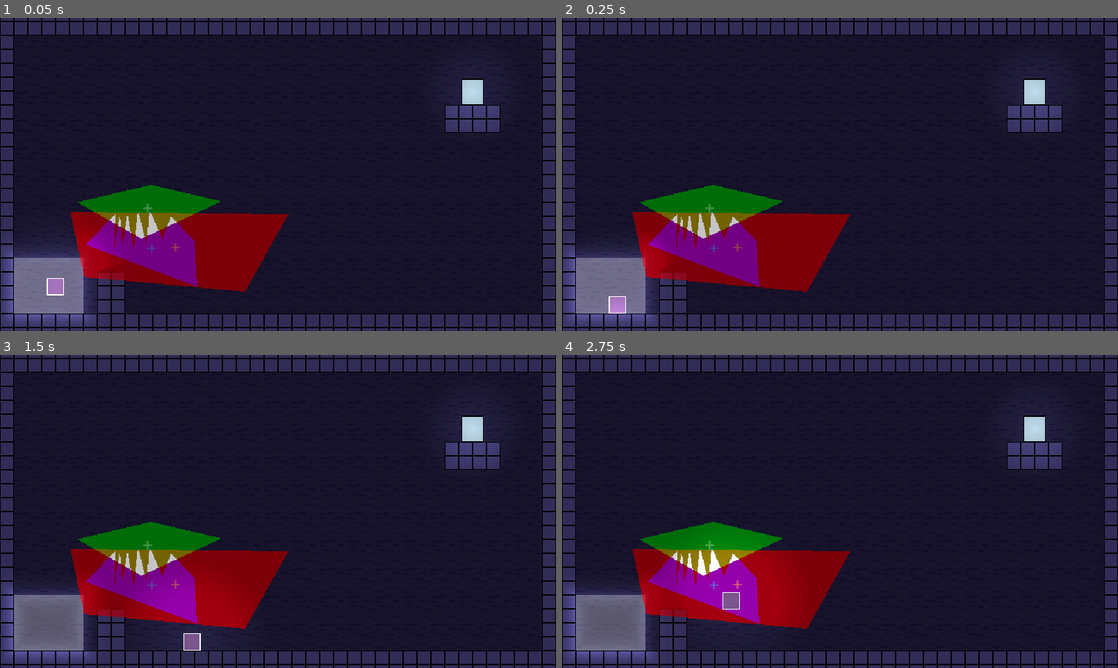
Above: before the commit, frames 1-4 (two rows, left to right).
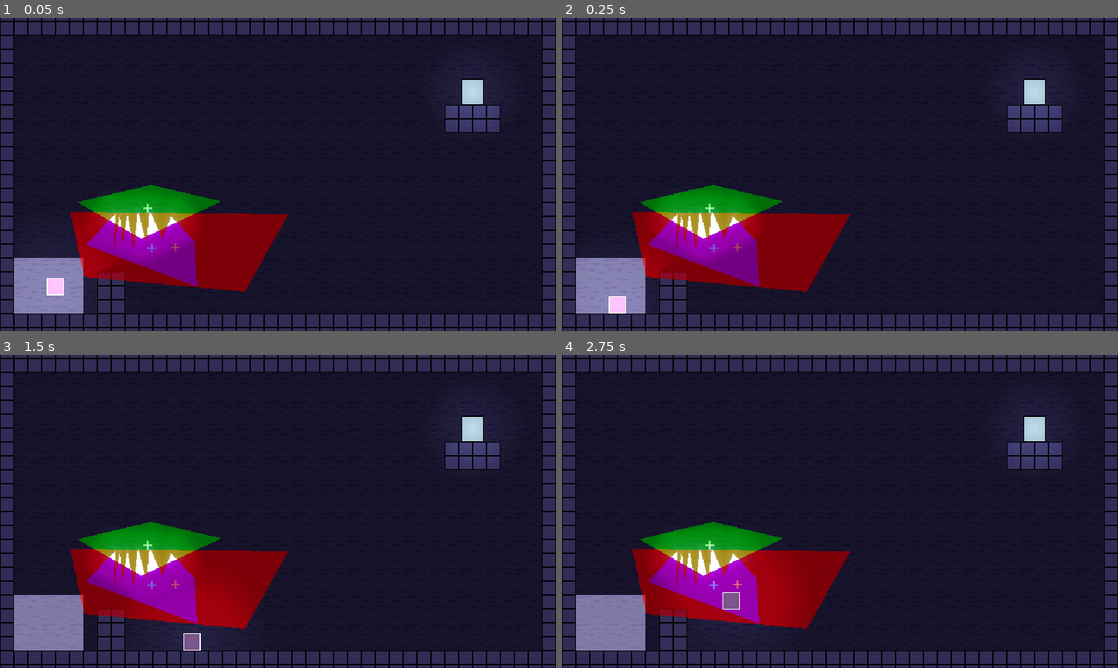
Above: after the commit, the same moments.

Repository: robotmaster/game-off-2026
Game: Godot game, scene res://scenes/rooms/test_room.tscn
Two runs of this game, one before a commit and one after it. Both use one fixed random seed, a clock stepped at 60 frames per second and the inputs below.
Inputs:
- Up to frame 1 (0.05 s): no input
- Up to frame 2 (0.25 s): no input
- Up to frame 3 (1.5 s): tap Enter at 0.5 s; hold Up (up) 0.53-1.28 s; hold Right (right) from 0.53 s (still down); tap Shift (move_slow) at 1.35 s
- Up to frame 4 (2.75 s): tap Up (up) at 1.52, 1.55, 1.82 s; release Right (right) at 2.03 s; hold Left (left) from 2.03 s (still down); hold Up (up) from 2.03 s (still down); tap X (switch_edit) at 2.1 s

The runs differ from the first frame. In frame 1, 6.2% of the frame differs, in the area x 0-36%, y 56-98%; in frame 2, 6.2%; in frame 3, 6.4%; in frame 4, 5.2%.

Commit message:
fixed lighting somehow?

Diff:
--- a/game-off-2026/scenes/room.tscn
+++ b/game-off-2026/scenes/room.tscn
@@ -98,7 +98,7 @@
 material = SubResource("ShaderMaterial_qtoah")
 
 [node name="Light" type="PointLight2D" parent="SpecialElements/PolygonMoveArea" unique_id=806643925]
-energy = 0.4
+energy = 1.5
 
 [node name="MainPolygons" type="Node2D" parent="." unique_id=1591896628]
 process_physics_priority = 1000
--- a/game-off-2026/scripts/generate_collision_shapes_of_children.gd
+++ b/game-off-2026/scripts/generate_collision_shapes_of_children.gd
@@ -1,6 +1,6 @@
 extends Area2D
 
-const LIGHT_FADE_MULT = 0.9;
+const LIGHT_FADE_MULT = 0.95;
 
 func _ready() -> void:
 	var children := %Visuals.get_children()
@@ -14,7 +14,7 @@
 
 	VisualTools.setup_polygon_light($Light)
 
-func _process(delta: float) -> void:
+func _physics_process(delta: float) -> void:
 	var all_polygons : Array[PackedVector2Array] = []
 	var children := %Visuals.get_children()
 	for child in children:
--- a/game-off-2026/scripts/intersection_area.gd
+++ b/game-off-2026/scripts/intersection_area.gd
@@ -34,7 +34,7 @@
 		new_collision.polygon = polygon_shape
 		$CollisionsAndVisuals.add_child(new_collision)
 
-	#VisualTools.update_polygon_light($Light, overlap, LIGHT_FADE_MULT)
+	VisualTools.update_polygon_light($Light, overlap, LIGHT_FADE_MULT)
 
 func _get_overlap_in_polygons() -> Array[PackedVector2Array]:
 	var overlap : Array[PackedVector2Array] = []
--- a/game-off-2026/visual_tools.gd
+++ b/game-off-2026/visual_tools.gd
@@ -65,6 +65,7 @@
 
 		new_polygon_2d.polygon = polygon
 		new_polygon_2d.position = get_viewport().get_visible_rect().size / 2
+		#new_polygon_2d.color = Color.RED
 
 		subviewport.get_node("Polygon Parent").add_child(new_polygon_2d)
 
@@ -91,7 +92,7 @@
 	node_with_shader.material.set_shader_parameter("light_fade_mult", light_fade_mult)
 
 func _process(_delta: float) -> void:
-	for light : PointLight2D in light_to_subviewport.keys():
+	for light in light_to_subviewport.keys():
 		var subviewport = light_to_subviewport[light]
 		if not is_instance_valid(light) or not is_instance_valid(subviewport):
 			subviewport_to_texture.erase(subviewport)
@@ -101,6 +102,6 @@
 		var light_texture = subviewport_to_texture[subviewport]
 
 		var image : Image = subviewport.get_texture().get_image()
-		image.save_png("user://a.png")
+		#image.save_png("user://a.png")
 
 		light_texture.set_image(image)
